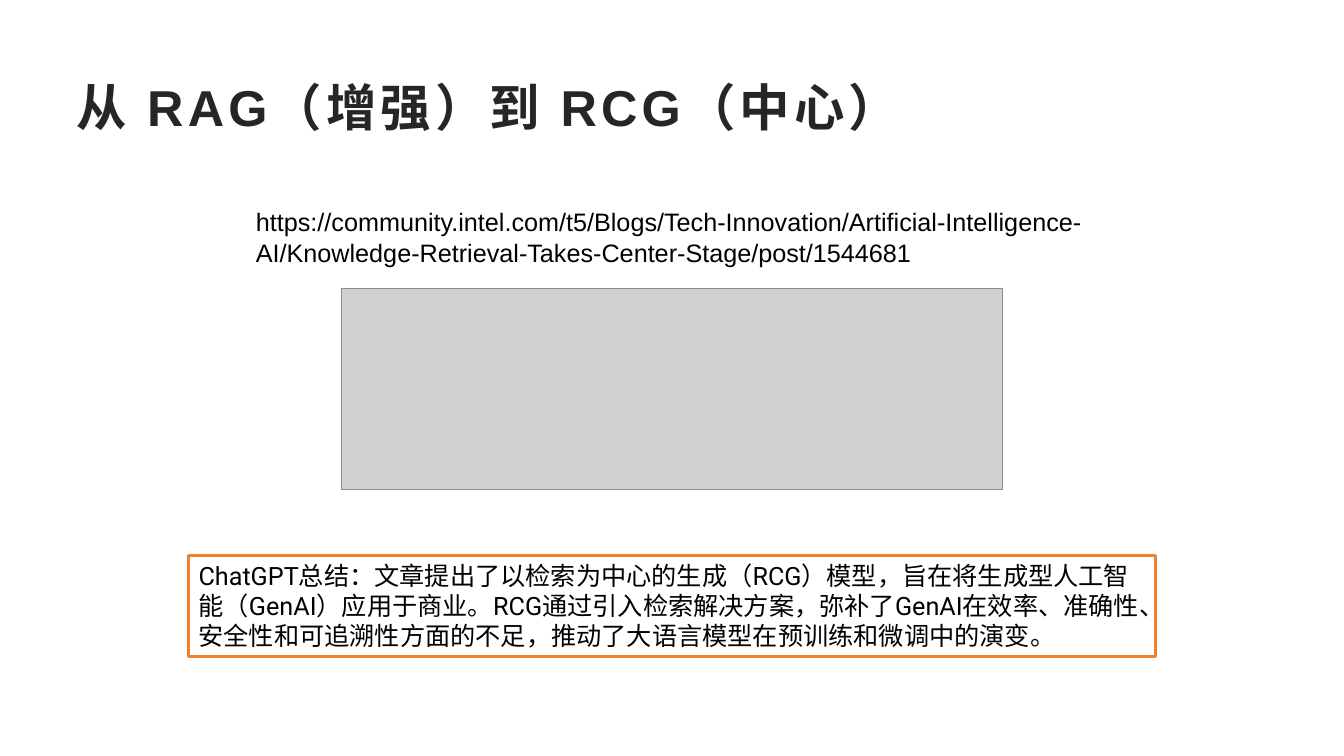
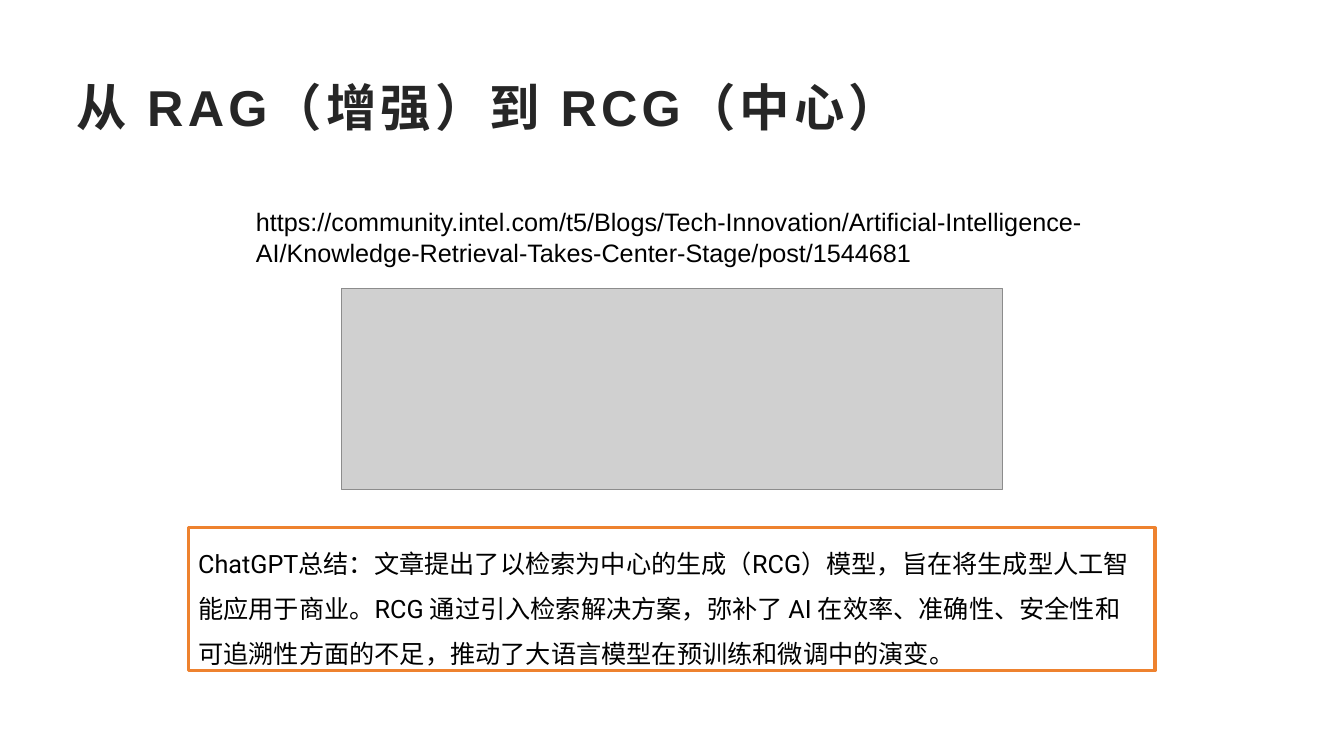
Before and after one commit to SakigamiYang/PyCon, a slide deck: slide 24 of PyCon2023/PyConChina2023-LLM+RAG企业落地-Ai兔兔.pptx. Drawn at 1344x756 pixels with LibreOffice and Linux fonts; fonts in the diff are those of the drawing; grey boxes stand for pictures; background and template pictures are left out. Boxes give left, top, right and bottom in pixels: in the first picture for what was removed or moved away, otherwise in the second. Text is boxed around its words. In the diff, an @@ line names an element or a change of style, - is before the commit and + after.

```diff
--- a/PyCon2023/PyConChina2023-LLM+RAG企业落地-Ai兔兔.pptx
+++ b/PyCon2023/PyConChina2023-LLM+RAG企业落地-Ai兔兔.pptx
@@ rectangle "ChatGPT总结：文章提出了以检索为中心的生成（RCG）模型，旨在将生成型人工智能应用于商业。RCG 通过引入检索解决 ...": place and size @@
-rectangle "ChatGPT总结：文章提出了以检索为中心的生成（RCG）模型，旨在将生成型人工智能应用于商业。RCG 通过引入检索解决 ..." at <box>189,556,1155,657</box>
+rectangle "ChatGPT总结：文章提出了以检索为中心的生成（RCG）模型，旨在将生成型人工智能应用于商业。RCG 通过引入检索解决 ..." at <box>189,528,1155,671</box>
@@ text in rectangle at <box>198,551,1129,670</box>: text changed @@
-ChatGPT总结：文章提出了以检索为中心的生成（RCG）模型，旨在将生成型人工智能（GenAI）应用于商业。RCG通过引入检索解决方案，弥补了GenAI在效率、准确性、安全性和可追溯性方面的不足，推动了大语言模型在预训练和微调中的演变。
+ChatGPT总结：文章提出了以检索为中心的生成（RCG）模型，旨在将生成型人工智能应用于商业。RCG 通过引入检索解决方案，弥补了 AI 在效率、准确性、安全性和可追溯性方面的不足，推动了大语言模型在预训练和微调中的演变。
```
Also in this commit, not shown: 13 other slides changed, 1 slide added, 1 other file.
